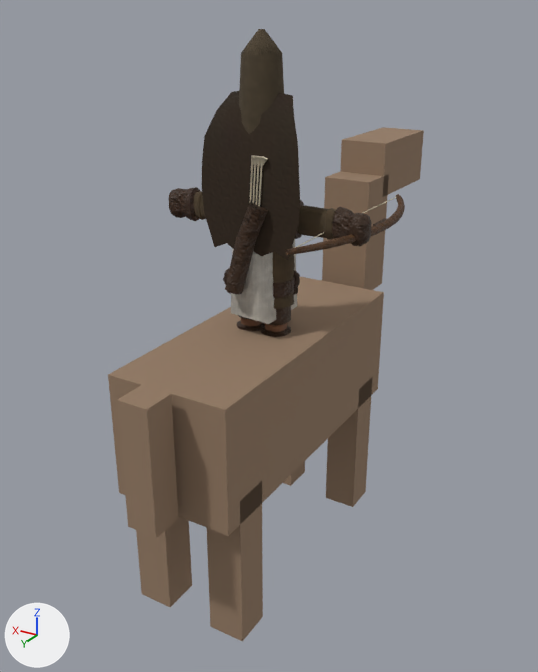
Renders of the glTF model csharp/Unciv.Godot/Packs/units/models/unit/Horse Archer.glb from each side of a commit.
Before and after are seen from a 50 mm lens placed at (-0.584, 0.958, 0.887), pointed at (0.029, -0.064, 0.376). The axes (+X, +Y, +Z) are drawn at lower left. The lights are the same throughout. The older version comes first. Vertices at exactly the same position are counted once.

The scene before the commit, as lines of its bpy script (objects in view):
```python
me_horse = bpy.data.meshes.new('Horse')
me_horse.from_pydata(...)  # 64 vertices, 96 faces; spans x -0.1..0.1, y -0.56..0.325, z 0.0..0.67
me_horse.materials.append(mat_horse)  # brown #957c65
me_mesh_bow = bpy.data.meshes.new('Mesh_Bow')
me_mesh_bow.from_pydata(...)  # 90 vertices, 168 faces; spans x -0.03..0.03, y -0.17..0.16, z -0.96..0.96
# faces by material slot: [144, 24]
me_mesh_bow.materials.append(mat_leather)
me_mesh_bow.materials.append(mat_bone)
me_mesh_rogue_cape = bpy.data.meshes.new('Mesh_Rogue_Cape')
me_mesh_rogue_cape.from_pydata(...)  # 56 vertices, 84 faces; spans x -0.485..0.485, y 0.044..0.386, z -1.122..0.02
me_mesh_rogue_cape.materials.append(mat_fur)
me_mesh_skinned = bpy.data.meshes.new('Mesh_skinned')
me_mesh_skinned.from_pydata(...)  # 2388 vertices, 4441 faces; spans x -0.85..0.85, y -0.26..0.33, z 0.0..2.37
# faces by material slot: [1414, 2360, 237, 138, 120, 140, 32]
me_mesh_skinned.materials.append(mat_wool)
me_mesh_skinned.materials.append(mat_leather)
me_mesh_skinned.materials.append(mat_skin)
me_mesh_skinned.materials.append(mat_dark)
me_mesh_skinned.materials.append(mat_bone)
me_mesh_skinned.materials.append(mat_cloth)
me_mesh_skinned.materials.append(mat_teamcolor)
ob_bow = bpy.data.objects.new('Bow', me_mesh_bow)
ob_bow.location = (-0.14, -0.074, 0.597)
ob_bow.rotation_euler = (1.571, 1.571, 0.0)  # degrees (90, 90, 0)
ob_bow.scale = (0.207, 0.207, 0.207)
ob_horsemesh = bpy.data.objects.new('HorseMesh', me_horse)
ob_horsemesh.location = (0.0, 0.0, 0.0)
ob_rogue_cape = bpy.data.objects.new('Rogue_Cape', me_mesh_rogue_cape)
ob_rogue_cape.location = (0.0, 0.0, 0.787)
ob_rogue_cape.scale = (0.176, 0.114, 0.207)
ob_warrior = bpy.data.objects.new('Warrior', me_mesh_skinned)
ob_warrior.location = (0.0, 0.0, 0.38)
ob_warrior.scale = (0.207, 0.207, 0.207)
```
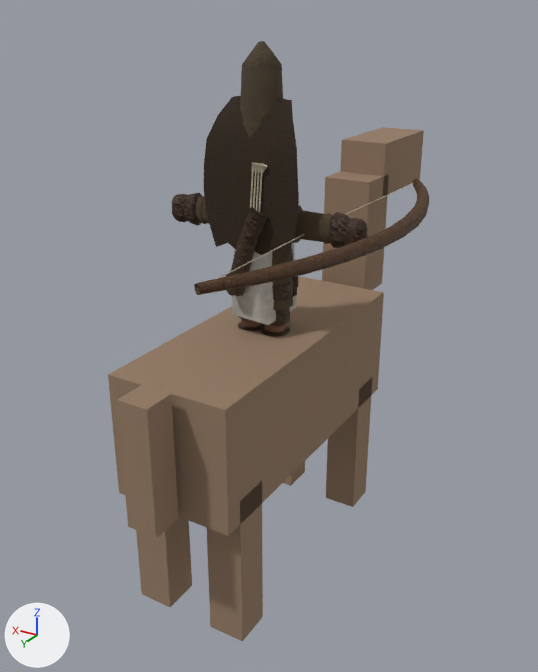
What changed in the scene script:
```text
Change me_mesh_bow:
    used by ob_bow; location = (-0.14, -0.074, 0.597); rotation_euler = (1.571, 1.571, 0.0), in degrees (90, 90, 0); scale = (0.207, 0.207, 0.207)
    remove me_mesh_bow.from_pydata(...)  # 90 vertices, 168 faces; spans x -0.03..0.03, y -0.17..0.16, z -0.96..0.96
    add me_mesh_bow.from_pydata(...)  # 90 vertices, 168 faces; spans x -0.06..0.06, y -0.32..0.31, z -1.82..1.82
    me_mesh_bow part 1: the loose piece of 68 vertices spanning x -0.03..0.03, y -0.17..0.16, z -0.96..0.96 is scaled about the mesh origin by 1.9
    me_mesh_bow part 2: the loose piece of 14 vertices spanning x 0.0, y 0.14..0.16, z -0.95..0.95 is scaled about its middle by (1, 1.83, 1.9), then moved by (0.0, 0.13, 0.0)
    other edits to the shape of me_mesh_bow do not show in these pictures
Change ob_warrior:
    ob_warrior.scale: (0.207, 0.207, 0.207) -> (0.2, 0.2, 0.2)
Change ob_bow:
    ob_bow.location: (-0.14, -0.074, 0.597) -> (-0.135, -0.075, 0.59)
    ob_bow.scale: (0.207, 0.207, 0.207) -> (0.2, 0.2, 0.2)
Change ob_rogue_cape:
    ob_rogue_cape.location: (0.0, 0.0, 0.787) -> (0.0, 0.0, 0.781)
    ob_rogue_cape.scale: (0.176, 0.114, 0.207) -> (0.17, 0.11, 0.2)
```

Pixel boxes [x1, y1, x2, y2] of what changed, in the pictures (538 x 672 px; the box of a moved part takes in the faces that stretch with it):
'Warrior', rescaled: before [168, 29, 371, 337]; after [172, 41, 367, 337]
'Rogue_Cape', moved, rescaled: before [202, 91, 300, 260]; after [204, 96, 299, 259]
'Bow', reshaped, moved, rescaled (95% wider, 90% taller): before [285, 194, 405, 255]; after [194, 178, 429, 295]
part 1 of me_mesh_bow, moved or reshaped: before [285, 194, 405, 255]; after [194, 178, 429, 295]
part 2 of me_mesh_bow, moved or reshaped: before [286, 197, 396, 253]; after [216, 183, 413, 279]
